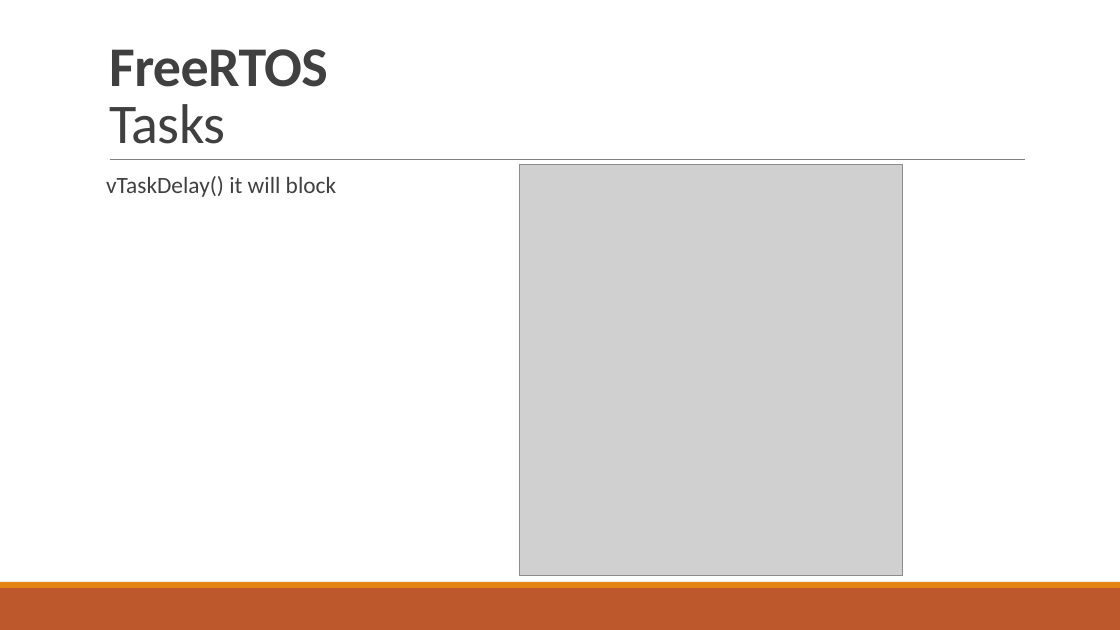
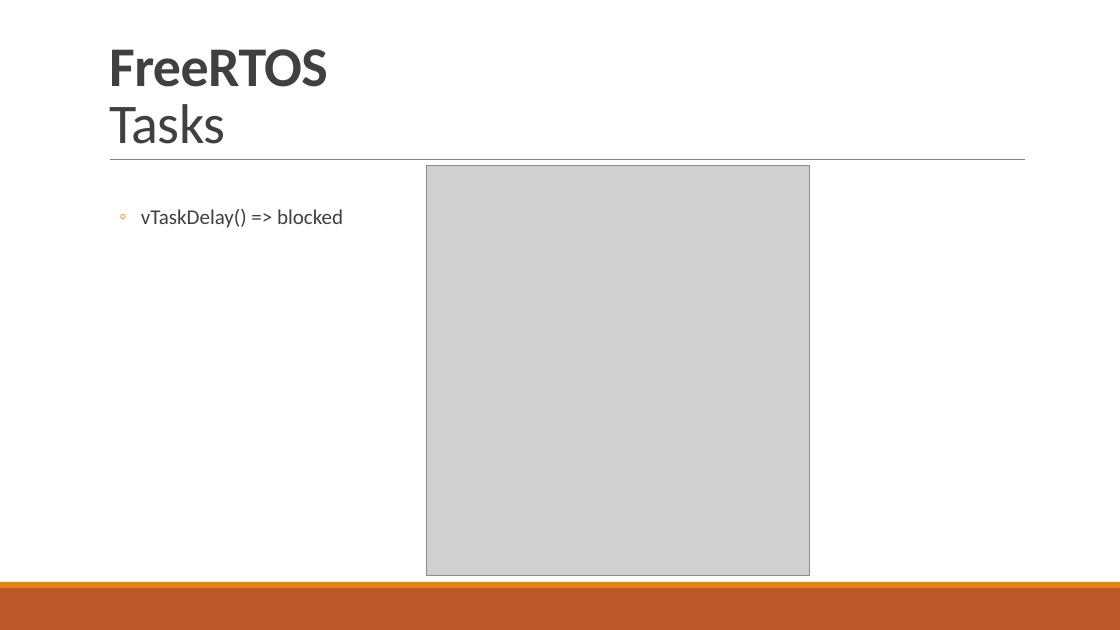
Before and after one commit to tfineich/INTRO_Projekt, a slide deck: slide 13 of Recap_SW5_Ineichen_Stecher.pptx (slide 15 before the commit). Drawn at 1120x630 pixels with LibreOffice and Linux fonts; fonts in the diff are those of the drawing; grey boxes stand for pictures. Boxes give left, top, right and bottom in pixels: in the first picture for what was removed or moved away, otherwise in the second. Text is boxed around its words. In the diff, an @@ line names an element or a change of style, - is before the commit and + after.

```diff
--- a/Recap_SW5_Ineichen_Stecher.pptx
+++ b/Recap_SW5_Ineichen_Stecher.pptx
@@ picture: place and size @@
-picture at <box>519,165,902,576</box>
+picture at <box>427,166,810,576</box>
@@ text at <box>141,209,343,228</box>: text changed; size 20 to 18 pt @@
-vTaskDelay() it will block
+  ◦ vTaskDelay() => blocked
```
Also in this commit, not shown: 7 other slides changed, 2 slides removed.
